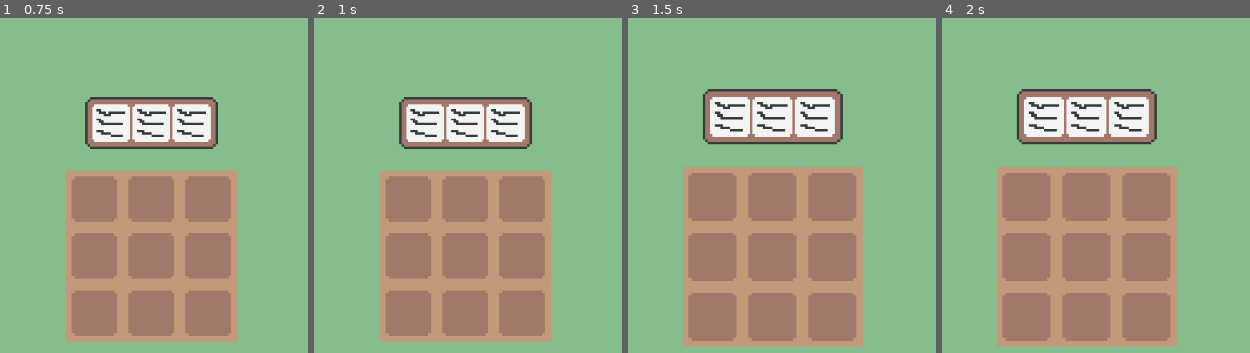
Above: before the commit, frames 1-4 (left to right).
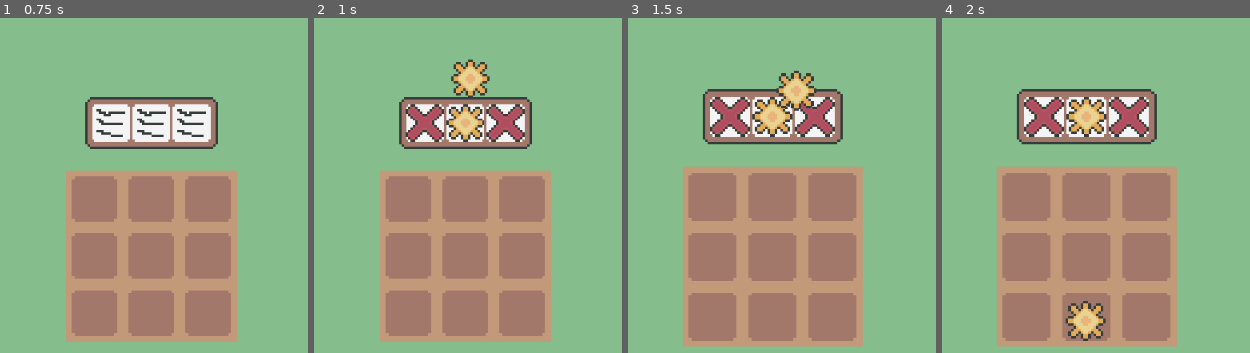
Above: after the commit, the same moments.

Repository: eric-marsh/farminata
Game: Godot game, scene res://scene/scene_switcher.tscn
Two runs of this game, one before a commit and one after it. Both use one fixed random seed, a clock stepped at 60 frames per second and the inputs below.
Inputs (mouse positions are in pixels of both pictures, inside the frame that each line leads up to):
- Up to frame 1 (0.75 s): tap Enter at 0.5 s; move the mouse to (144, 115) at 0.52 s; tap Mouse wheel down (SCROLL_DOWN) at 0.6 s; click (144, 115) at 0.67 s
- Up to frame 2 (1 s): tap Space (ui_select) at 0.77 s
- Up to frame 3 (1.5 s): move the mouse to (751, 265) at 1.27 s; tap Mouse wheel up (SCROLL_UP) at 1.35 s; click (751, 265) at 1.42 s
- Up to frame 4 (2 s): tap Space (ui_select) at 1.52 s

Frame 1 is identical in both runs. In frame 2, 4.0% of the frame differs, in the area x 29-69%, y 12-38%; in frame 3, 4.1%; in frame 4, 4.3%, in the area x 26-68%, y 23-97%.
Error in both runs: Invalid access to property or key 'Audio' on a base object of type 'Node (GlobalsNode)'. (res://script/main.gd:35)

Commit message:
i did plot grids wrong

Diff:
--- a/project.godot
+++ b/project.godot
@@ -32,6 +32,10 @@
 window/stretch/aspect="expand"
 window/vsync/vsync_mode=0
 
+[global_group]
+
+droppable=""
+
 [input]
 
 SCROLL_UP={
--- a/scene/droppable.tscn
+++ b/scene/droppable.tscn
@@ -4,9 +4,9 @@
 [ext_resource type="Texture2D" uid="uid://rxlpd65q3trl" path="res://img/slots/symbols/carrot_seed.png" id="1_j5dow"]
 
 [sub_resource type="CircleShape2D" id="CircleShape2D_34vfq"]
-radius = 6.0
+radius = 12.0416
 
-[node name="Droppable" type="RigidBody2D"]
+[node name="Droppable" type="RigidBody2D" groups=["droppable"]]
 z_index = 1
 script = ExtResource("1_34vfq")
 
--- a/scene/plot.tscn
+++ b/scene/plot.tscn
@@ -4,7 +4,7 @@
 [ext_resource type="Texture2D" uid="uid://d2go8llpcolsq" path="res://img/plot/plot_dry.png" id="2_8yg48"]
 
 [sub_resource type="RectangleShape2D" id="RectangleShape2D_4pdpe"]
-size = Vector2(40, 40)
+size = Vector2(48, 48)
 
 [node name="Plot" type="Control"]
 custom_minimum_size = Vector2(48, 48)
@@ -18,7 +18,7 @@
 position = Vector2(8, 8)
 
 [node name="CollisionShape2D" type="CollisionShape2D" parent="Area2D"]
-position = Vector2(12, 12)
+position = Vector2(16, 16)
 shape = SubResource("RectangleShape2D_4pdpe")
 
 [node name="NinePatchRect" type="NinePatchRect" parent="."]
@@ -29,3 +29,5 @@
 grow_horizontal = 2
 grow_vertical = 2
 texture = ExtResource("2_8yg48")
+
+[connection signal="body_entered" from="Area2D" to="." method="_on_area_2d_body_entered"]
--- a/script/debug.gd
+++ b/script/debug.gd
@@ -4,3 +4,5 @@
 var DEBUG_ALWAYS_MUTE = true
 
 var DEBUG_ENABLE_DEBUGGING_KEYS = true
+
+var SLOT_MACHINE_WAIT_TIME = 0.2
--- a/script/plot.gd
+++ b/script/plot.gd
@@ -1,5 +1,9 @@
 extends Control
 class_name plot
+
+
+const PLOT_WET = preload("res://img/plot/plot_wet.png")
+const PLOT_DRY = preload("res://img/plot/plot_dry.png")
 
 @export var plot_state: Enum.Plot_State = Enum.Plot_State.Dry
 @export var plot_growth_state: Enum.Plot_Growth_State = Enum.Plot_Growth_State.None
@@ -10,3 +14,32 @@
 
 func _process(delta: float) -> void:
 	pass
+
+
+func _on_area_2d_body_entered(body: Node2D) -> void:
+	print("body emtered")
+	if !body.is_in_group("droppable"):
+		return
+	print("body ios droppable")
+	apply_droppable(body)
+
+
+
+#{ Blurry, X, Water, Sun, Carrot_Seed }
+func apply_droppable(d: droppable):
+	match d.output_type:
+		Enum.Output_Type.Water:
+			if plot_state == Enum.Plot_State.Dry:
+				plot_state = Enum.Plot_State.Wet
+				update_plot()
+				d.queue_free()
+				return
+
+
+
+func update_plot():
+		match plot_state:
+			Enum.Plot_State.Dry:
+				$NinePatchRect.texture = PLOT_DRY
+			Enum.Plot_State.Wet:
+				$NinePatchRect.texture = PLOT_WET
--- a/script/slot_machine.gd
+++ b/script/slot_machine.gd
@@ -3,7 +3,7 @@
 
 @export var paired_plot_grid: plot_grid = null
 
-var default_wait_time: float = 3.0
+var default_wait_time: float = Debug.SLOT_MACHINE_WAIT_TIME
 var min_spin_time: float = default_wait_time / 2
 var slot_gap_time = (default_wait_time - min_spin_time) / 3
 
